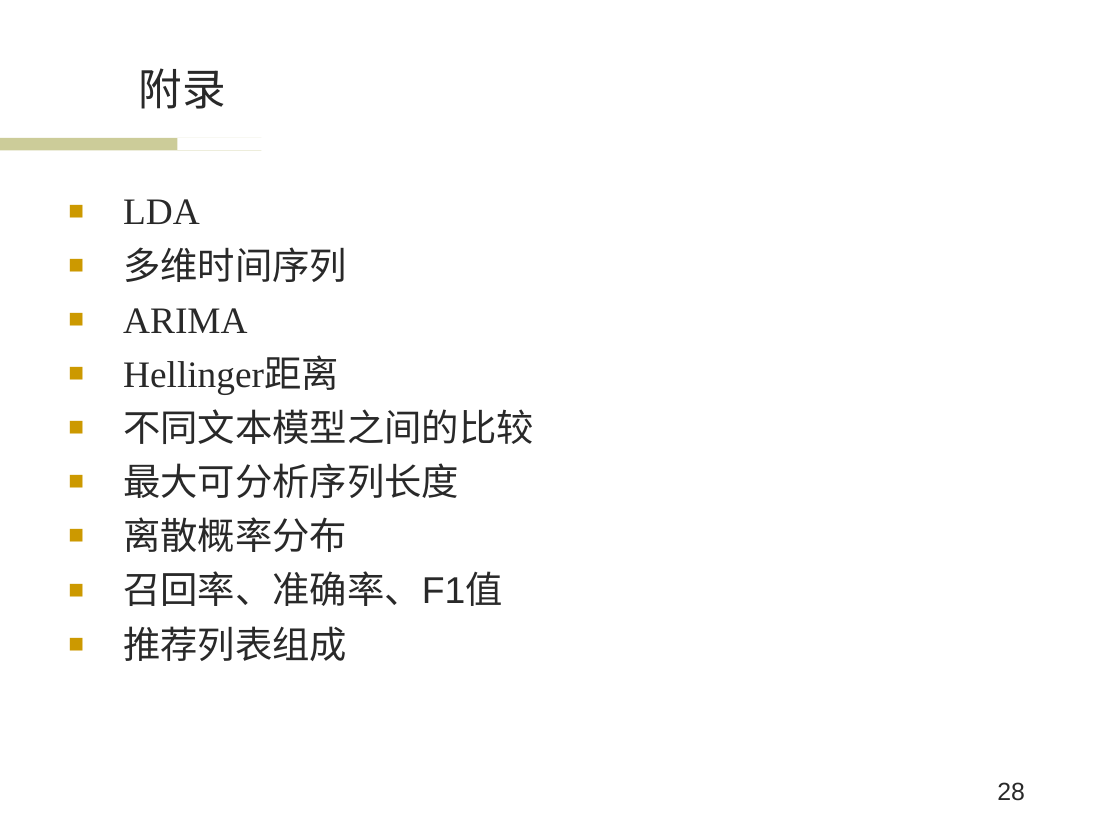
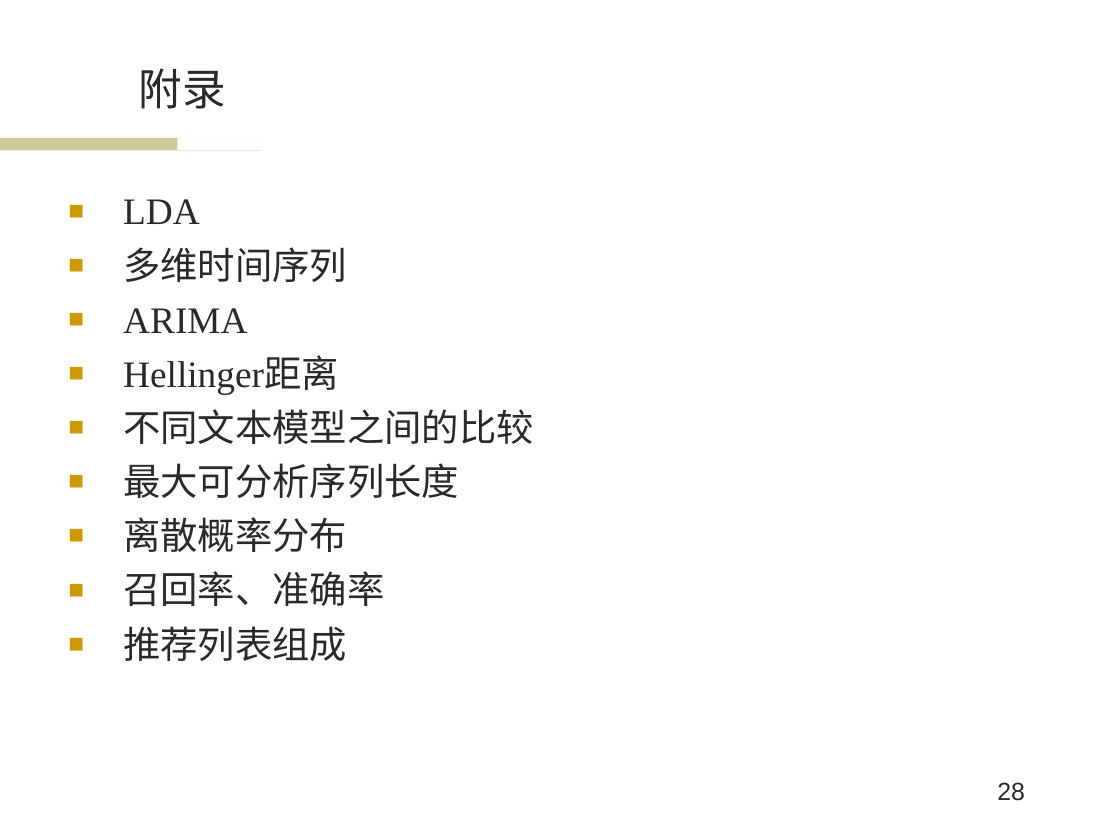
Before and after one commit to wwssttt/NJUThesis, a slide deck: slide 28 of 答辩准备/一种基于时间序列分析的个性化音乐推荐系统及其实现.ppt. Drawn at 1120x840 pixels with LibreOffice and Linux fonts; fonts in the diff are those of the drawing; background and template pictures are left out. Boxes give left, top, right and bottom in pixels: in the first picture for what was removed or moved away, otherwise in the second. Text is boxed around its words. In the diff, an @@ line names an element or a change of style, - is before the commit and + after.

```diff
--- a/答辩准备/一种基于时间序列分析的个性化音乐推荐系统及其实现.ppt
+++ b/答辩准备/一种基于时间序列分析的个性化音乐推荐系统及其实现.ppt
@@ text at (123, 571, 384, 606): text changed @@
-■ 召回率、准确率、F1值
+■ 召回率、准确率
```
Also in this commit, not shown: 2 other slides changed, 4 other files.
